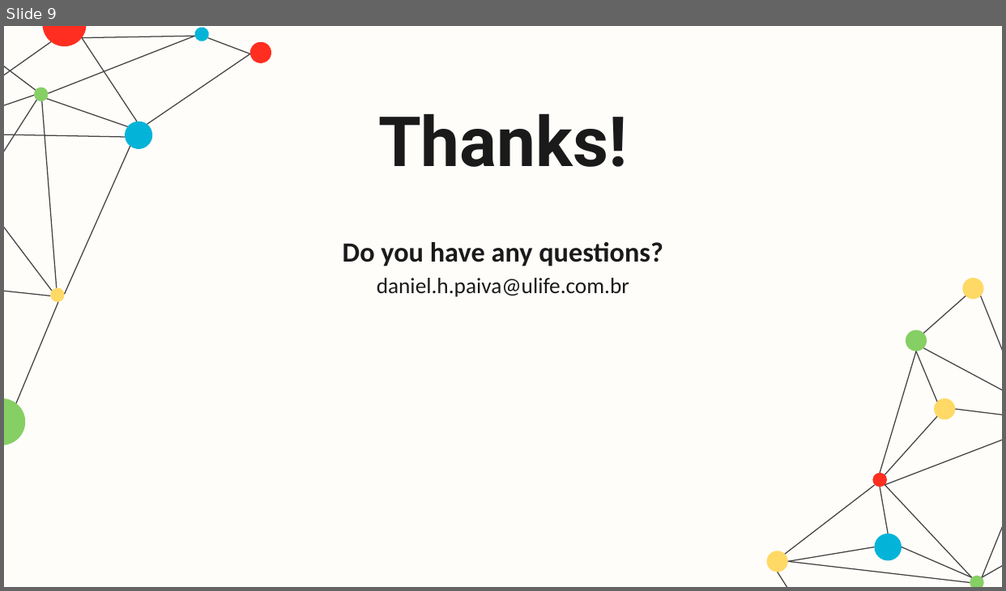
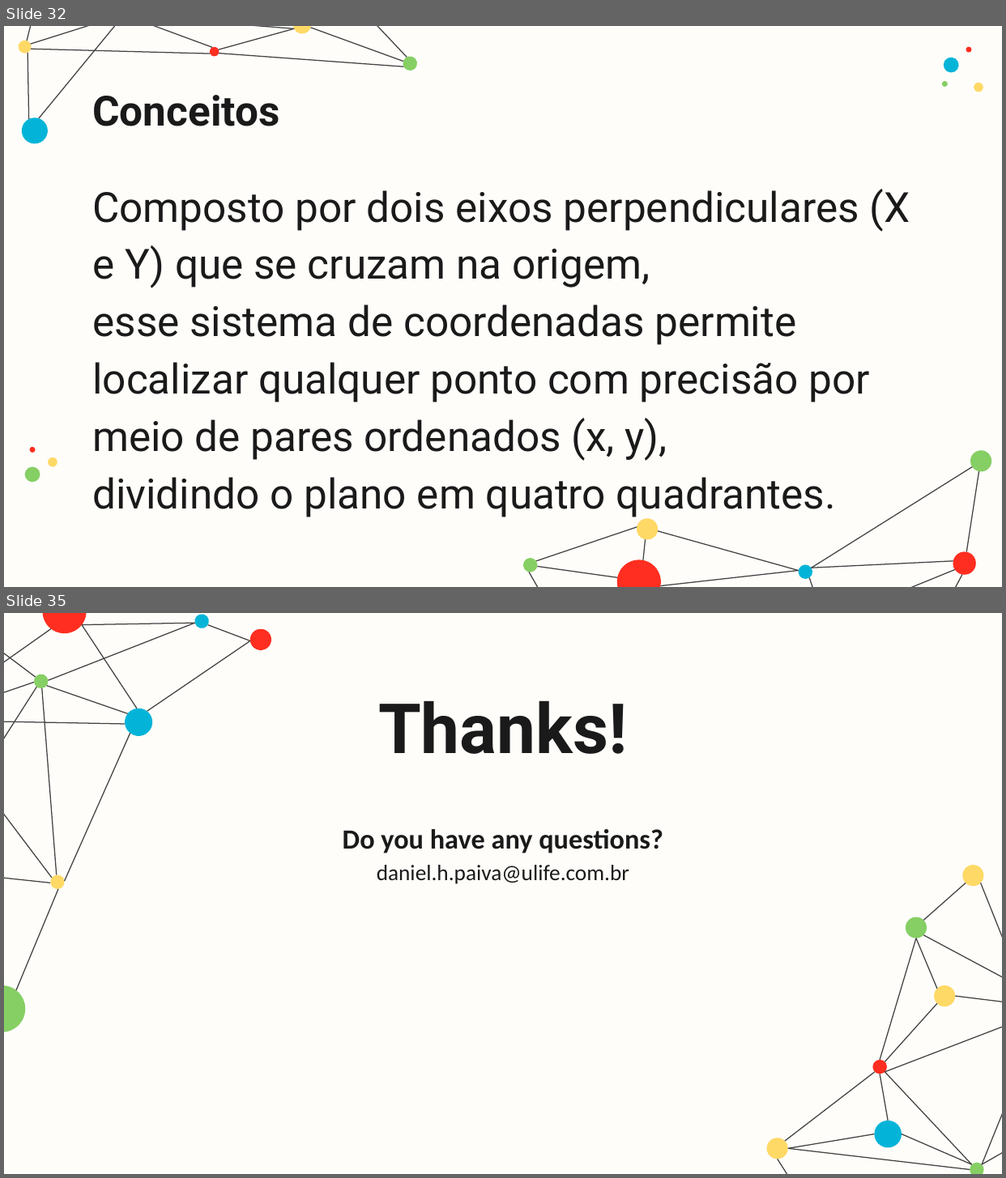
Before and after one commit to danhpaiva/una-teach-mca-202602, a slide deck: slide/teorica/05/05.mc.pptx. Shown one above the other, each under a label of ours: slide 9 before the commit, slides 32 and 35 after it; the slides between them are not shown. The pictures are 1006x591 and 1006x1178 pixels, drawn with LibreOffice and Linux fonts; fonts in the diff are those of the drawing. Boxes give left, top, right and bottom in pixels: in the first picture for what was removed or moved away, otherwise in the second. Text is boxed around its words. In the diff, an @@ line names an element or a change of style, - is before the commit and + after.

```diff
--- a/slide/teorica/05/05.mc.pptx
+++ b/slide/teorica/05/05.mc.pptx
@@ slide 32 added at <box>4,26,1002,587</box>, background #FEFDFA @@
@@ title added at <box>92,95,279,126</box>, 30 pt, text #1A1A1A, bold @@
+Conceitos
@@ group added at <box>25,47,983,482</box>: 7 ellipses @@
@@ subtitle added at <box>92,189,910,518</box>, 30 pt, text #1A1A1A @@
+Composto por dois eixos perpendiculares (X e Y) que se cruzam na origem,
+esse sistema de coordenadas permite localizar qualquer ponto com precisão por meio de pares ordenados (x, y),
+dividindo o plano em quatro quadrantes.
@@ group added at <box>16,26,995,587</box>: 23 lines, 11 ellipses @@
@@ what was slide 9 is now slide 35 @@
```
Also in this commit, not shown: 2 slides changed, 30 other slides added, 5 slides removed, 1 other file.
